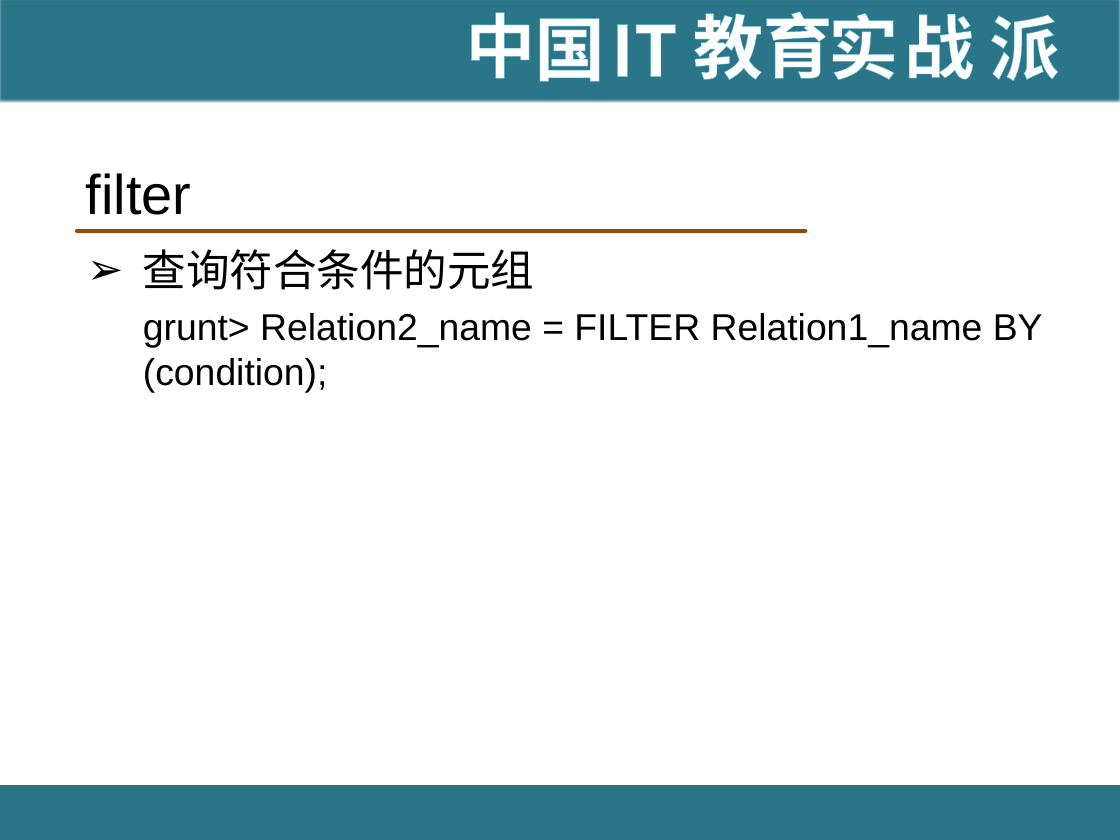
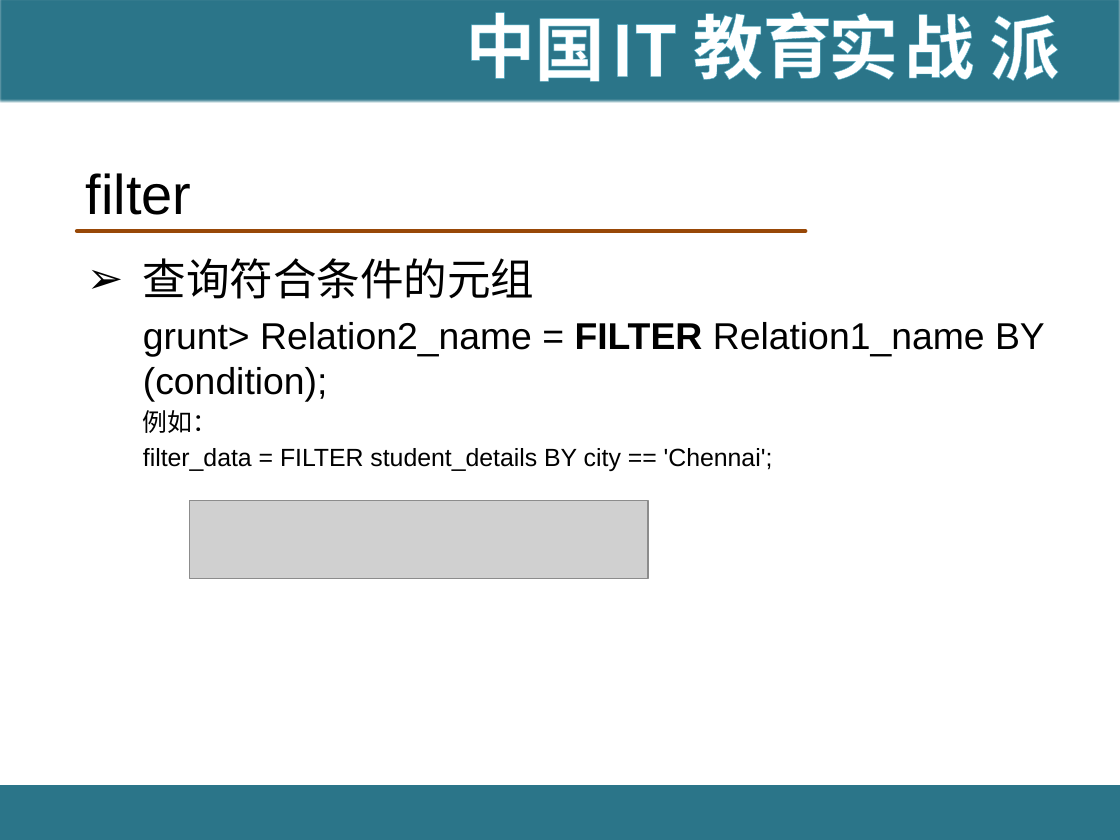
Before and after one commit to hanningxiao/BigData, a slide deck: slide 49 of [IT18掌www.it18zhang.com]Pig.pptx (slide 45 before the commit). Drawn at 1120x840 pixels with LibreOffice and Linux fonts; fonts in the diff are those of the drawing; grey boxes stand for pictures; background and template pictures are left out. Boxes give left, top, right and bottom in pixels: in the first picture for what was removed or moved away, otherwise in the second. Text is boxed around its words. In the diff, an @@ line names an element or a change of style, - is before the commit and + after.

```diff
--- a/[IT18掌www.it18zhang.com]Pig.pptx
+++ b/[IT18掌www.it18zhang.com]Pig.pptx
@@ text "查询符合条件的元组": place and size @@
-text "查询符合条件的元组" at (143,249,1043,392)
+text "查询符合条件的元组" at (143,258,1045,471)
@@ text at (143,322,1045,401): bold on in "FILTER" @@
@@ text at (143,410,773,471): paragraphs added @@
+  例如：
+  filter_data = FILTER student_details BY city == 'Chennai';
@@ picture added at (189,501,647,579) @@
```
Also in this commit, not shown: 43 other slides changed, 5 slides added, 5 slides removed.
